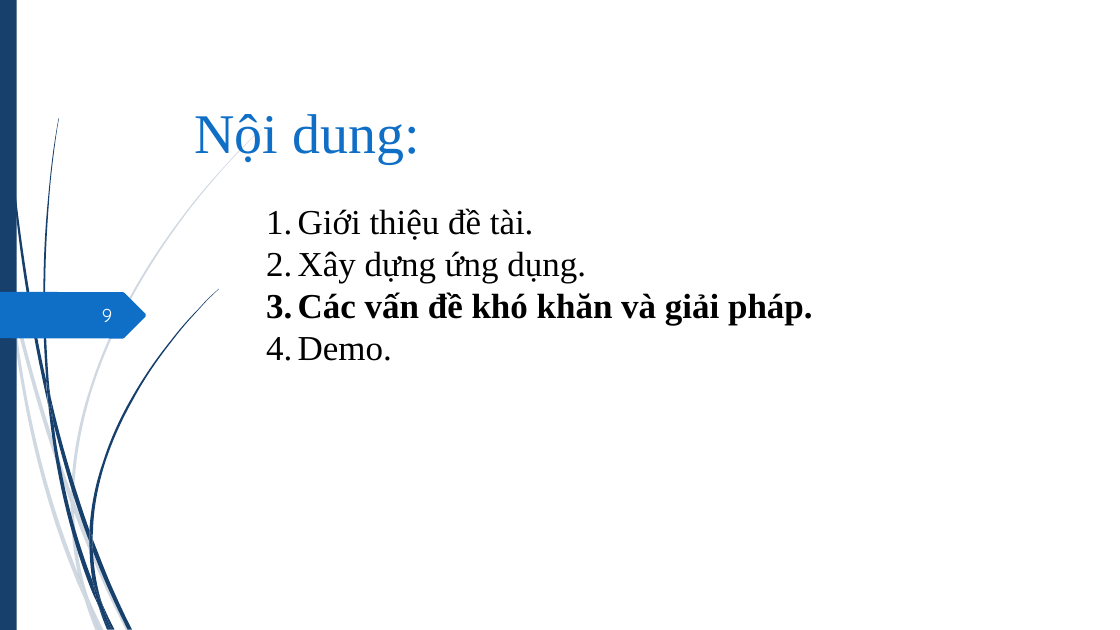
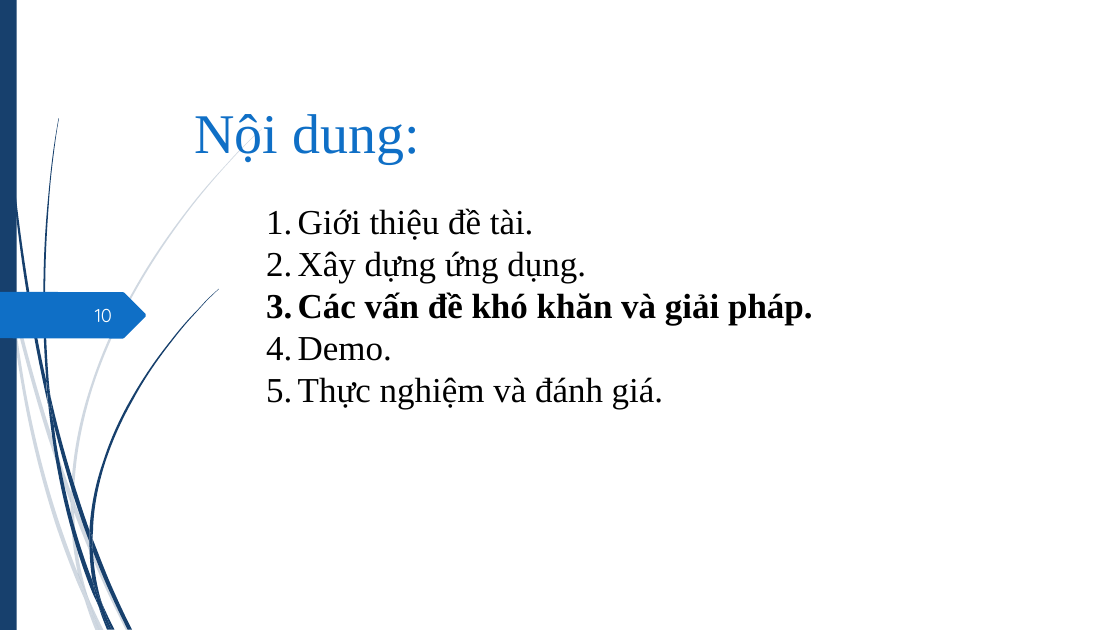
Before and after one commit to hvngoc/Presentation, a slide deck: slide 10 of slide 2.pptx (slide 9 before the commit). Drawn at 1120x630 pixels with LibreOffice and Linux fonts; fonts in the diff are those of the drawing. Boxes give left, top, right and bottom in pixels: in the first picture for what was removed or moved away, otherwise in the second. Text is boxed around its words. In the diff, an @@ line names an element or a change of style, - is before the commit and + after.

```diff
--- a/slide 2.pptx
+++ b/slide 2.pptx
@@ page number at (95,308,112,322): text changed @@
-9
+10
@@ text at (298,377,663,409): paragraph added @@
+5. Thực nghiệm và đánh giá.
```
Also in this commit, not shown: 4 other slides changed, 7 slides added.
